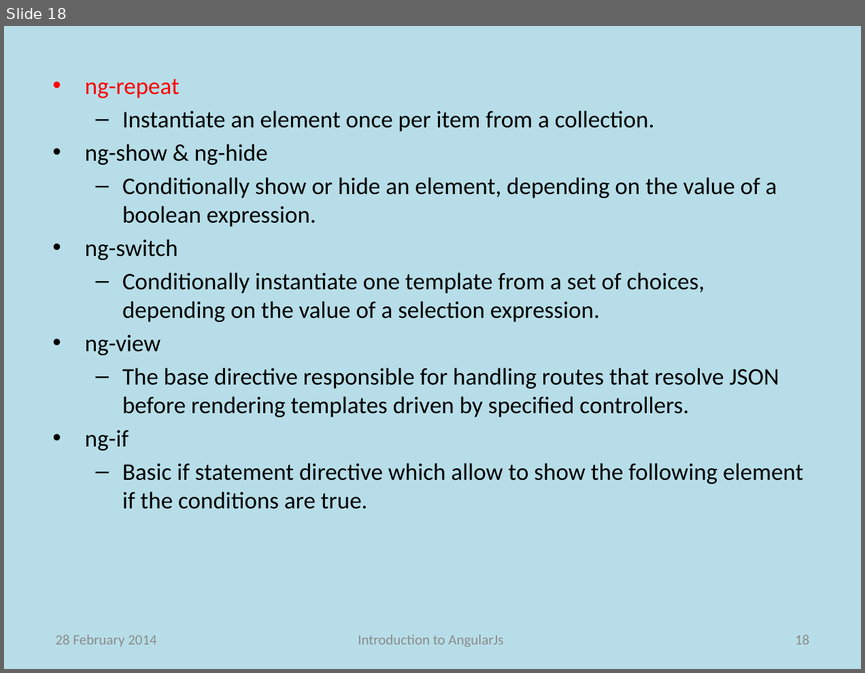
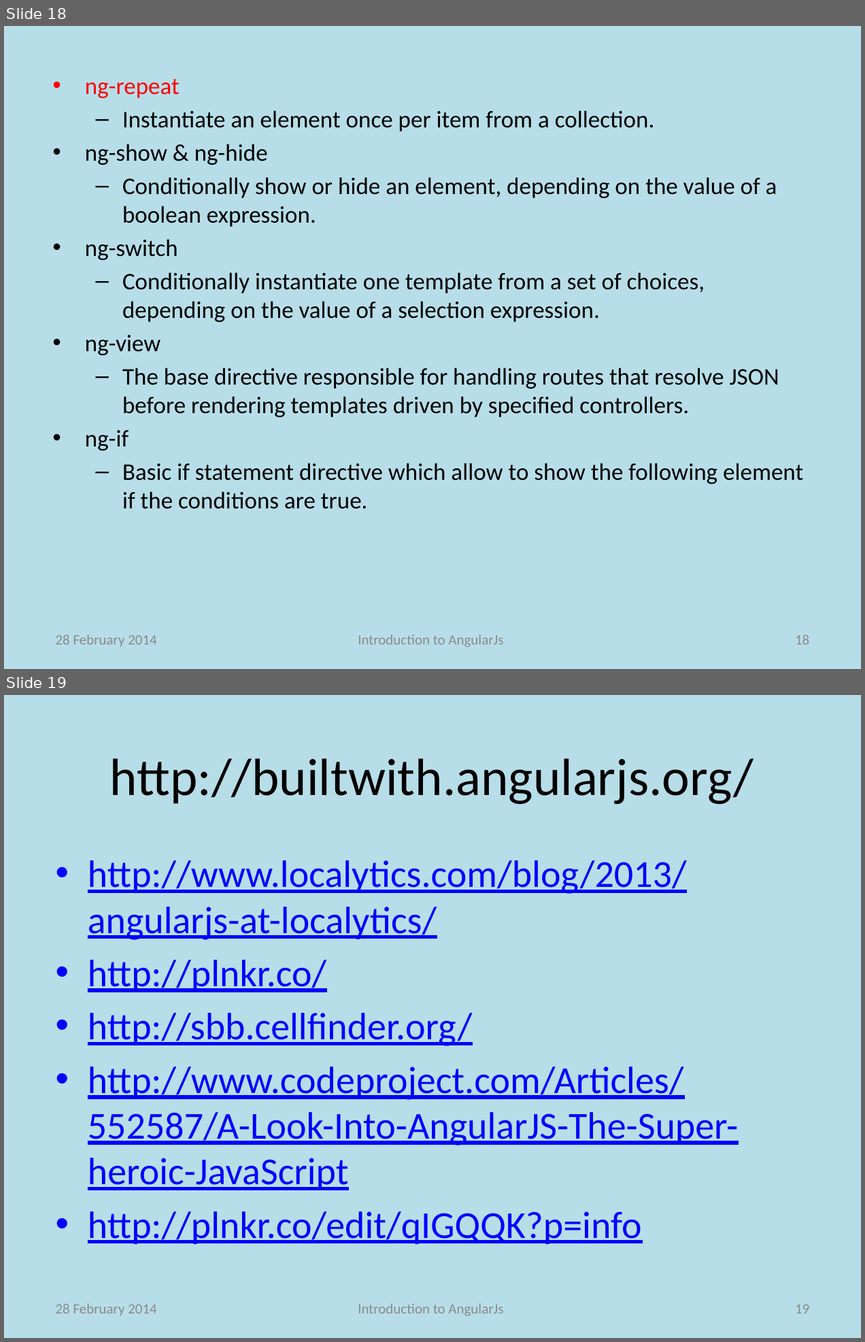
Before and after one commit to srinathvaradan/MyAngulaJsTrials, a slide deck: AngularJs.pptx. Shown one above the other, each under a label of ours: slide 18 before the commit, slides 18 and 19 after it. The pictures are 865x673 and 865x1342 pixels, drawn with LibreOffice and Linux fonts; fonts in the diff are those of the drawing. Boxes give left, top, right and bottom in pixels: in the first picture for what was removed or moved away, otherwise in the second. Text is boxed around its words. In the diff, an @@ line names an element or a change of style, - is before the commit and + after.

```diff
--- a/AngularJs.pptx
+++ b/AngularJs.pptx
@@ slide 19 added at (4, 695, 861, 1338), background #B7DEE8 @@
@@ title added at (110, 758, 754, 804), 44 pt, text #000000 @@
+http://builtwith.angularjs.org/
@@ text added at (88, 860, 738, 1244), 32 pt, text #0000FF, underline @@
+• http://www.localytics.com/blog/2013/angularjs-at-localytics/
+• http://plnkr.co/
+• http://sbb.cellfinder.org/
+• http://www.codeproject.com/Articles/552587/A-Look-Into-AngularJS-The-Super-heroic-JavaScript
+• http://plnkr.co/edit/qIGQQK?p=info
@@ text added at (56, 1303, 157, 1315), 12 pt, text #8C8C8C @@
+28 February 2014
@@ text added at (358, 1303, 503, 1316), 12 pt, text #8C8C8C @@
+Introduction to AngularJs
@@ page number added at (795, 1304, 809, 1313), 12 pt, text #8C8C8C @@
+19
```
Also in this commit, not shown: 2 other files.
